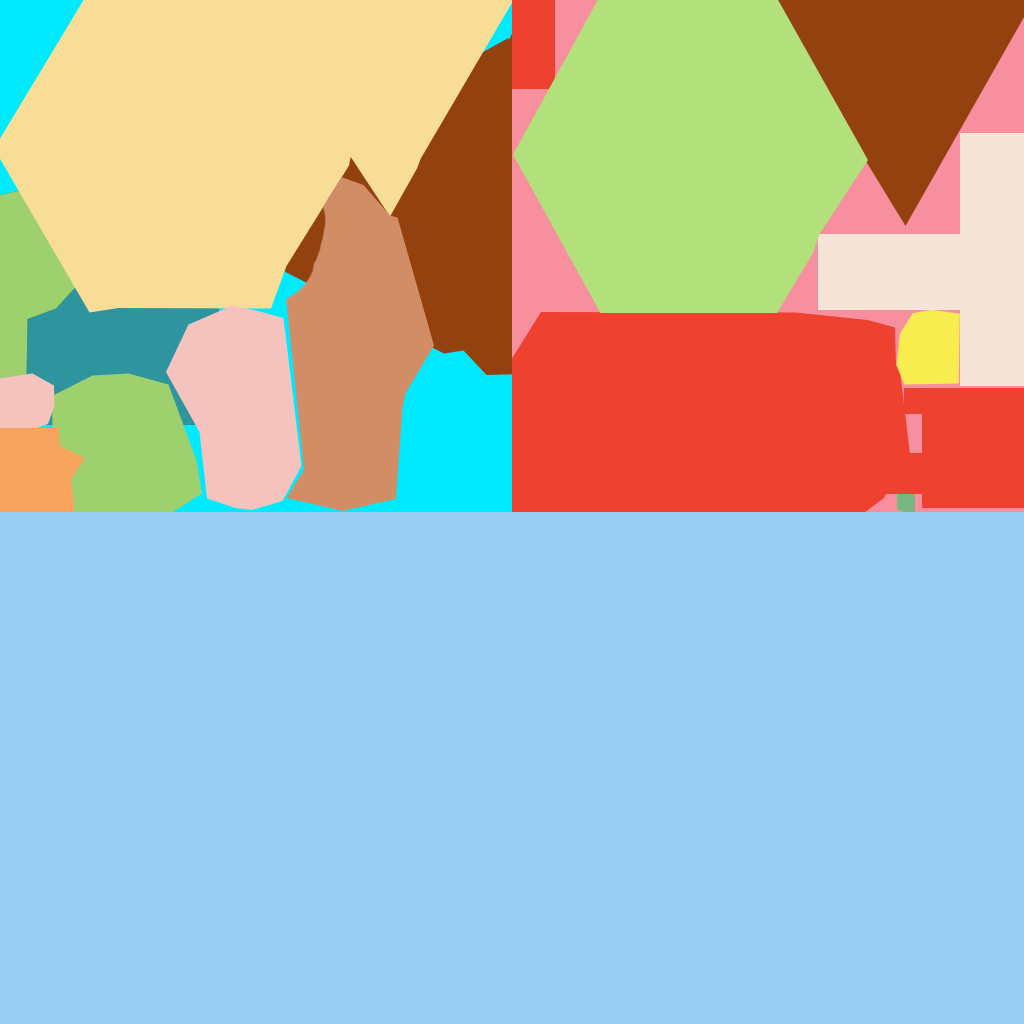
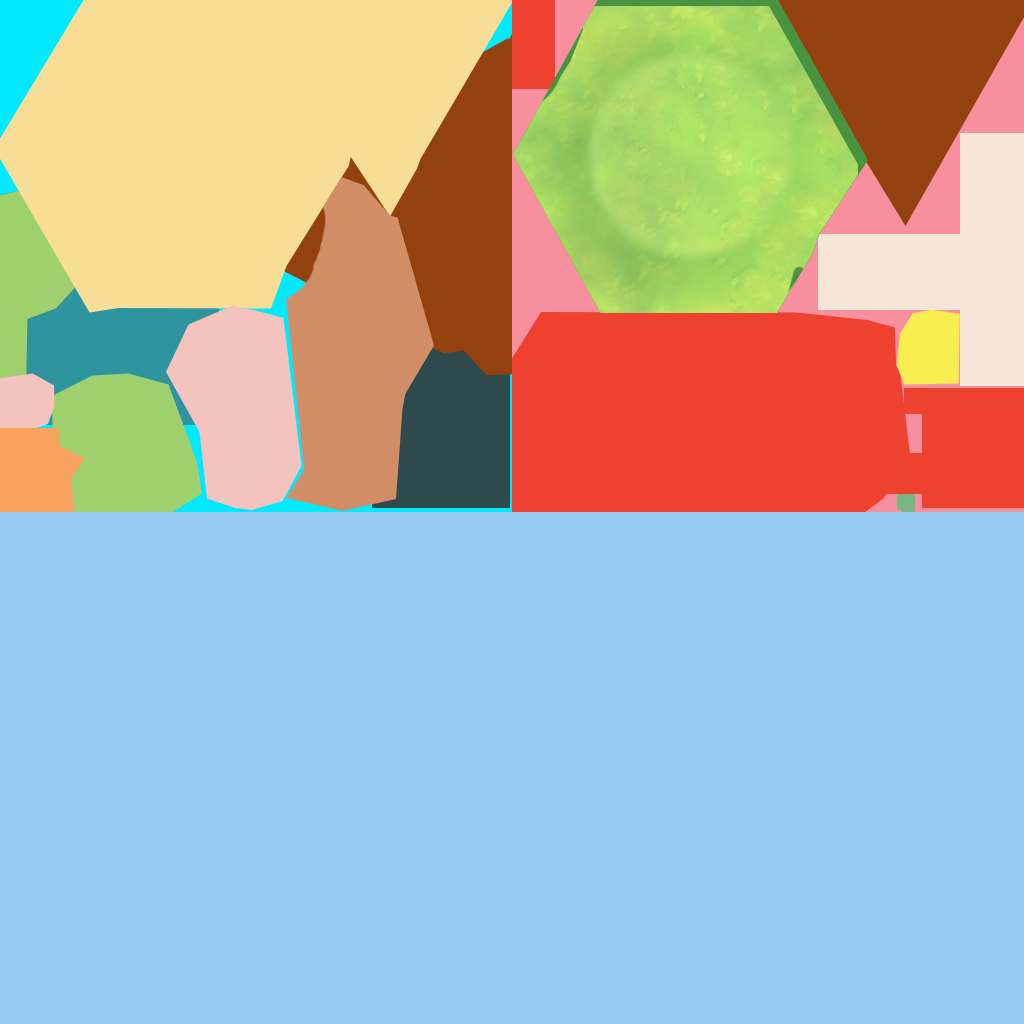
Layered file, before and after one edit (1024px x 1024px). Changes by layer:
added layer "Tex_Grass01" in group "china" over [583, 45, 804, 266]
added layer "Calque 16 copie 3" in group "china" over [580, 45, 801, 266]
added layer "Tex_Grass01 copie" in group "china" over [513, 6, 858, 313]
painted on "base tile" over [513, 0, 868, 313]
added layer "Calque 6" in group "Beach" over [372, 347, 510, 508]
